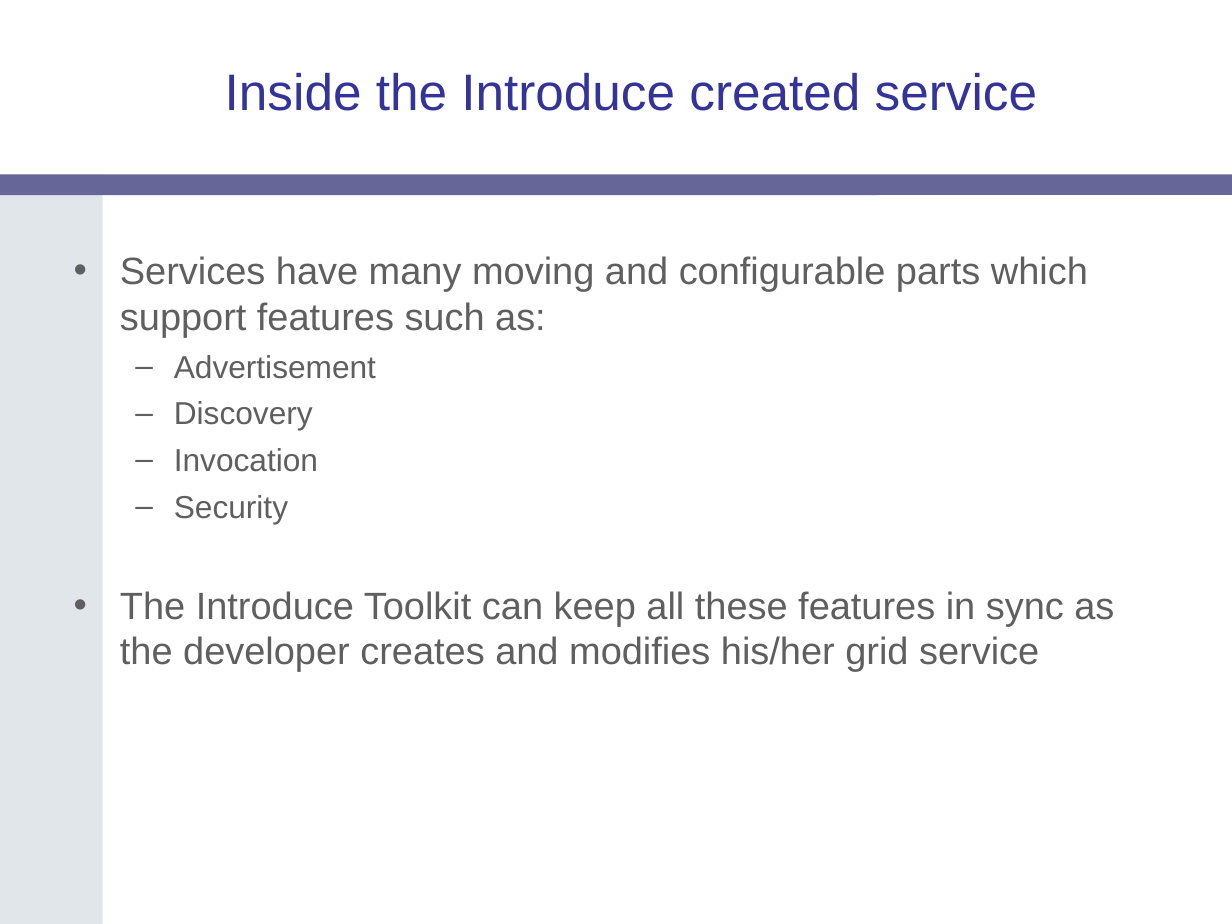
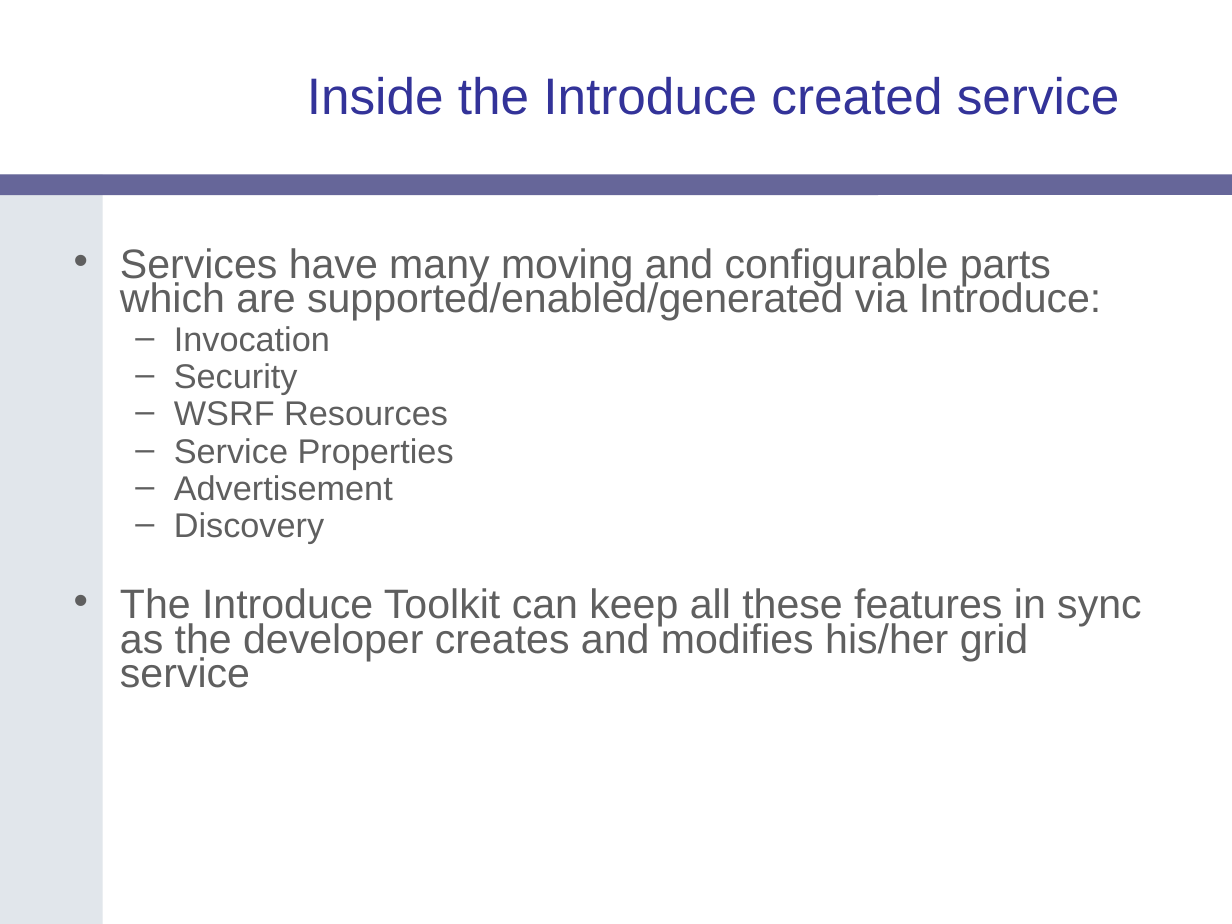
Before and after one commit to NCIP/cagrid-portal, a slide deck: slide 17 of cagrid-1-0/Documentation/presentations/introduce/gridWorld-2006-Introduce.ppt (slide 29 before the commit). Drawn at 1232x924 pixels with LibreOffice and Linux fonts; fonts in the diff are those of the drawing; background and template pictures are left out. Boxes give left, top, right and bottom in pixels: in the first picture for what was removed or moved away, otherwise in the second. Text is boxed around its words. In the diff, an @@ line names an element or a change of style, - is before the commit and + after.

```diff
--- a/cagrid-1-0/Documentation/presentations/introduce/gridWorld-2006-Introduce.ppt
+++ b/cagrid-1-0/Documentation/presentations/introduce/gridWorld-2006-Introduce.ppt
@@ title "Inside the Introduce created service": place and size @@
-title "Inside the Introduce created service" at bbox=[225, 73, 1038, 111]
+title "Inside the Introduce created service" at bbox=[307, 77, 1120, 115]
@@ text at bbox=[120, 248, 1102, 469]: text changed; size 22.2 to 24 pt @@
-• Services have many moving and configurable parts which support features such as:
+• Services have many moving and configurable parts which are supported/enabled/generated via Introduce:
+  – Invocation
+  – Security
+  – WSRF Resources
+  – Service Properties
@@ text at bbox=[174, 448, 318, 523]: paragraphs removed @@
-  – Invocation
-  – Security
@@ text at bbox=[120, 475, 1141, 688]: size 18.5 to 20 pt in "Advertisement", "Discovery"; size 22.2 to 24 pt in "The Introduce Toolkit can keep all these ..."; line spacing 1 to 0.7 @@
```
Also in this commit, not shown: 10 other slides changed, 3 slides added, 13 slides removed.
